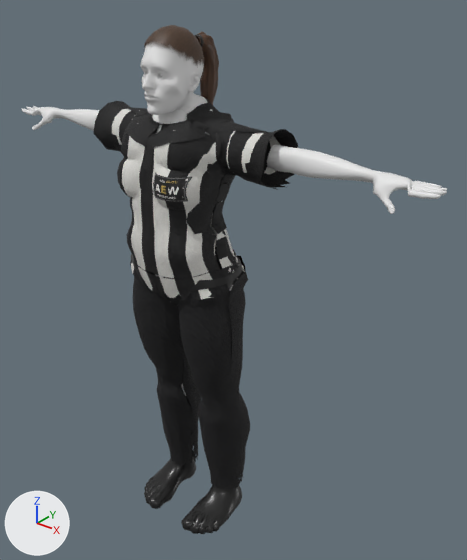
The glTF model game/assets/characters/aubrey_aaa.glb, before and after one commit.
The view is the same before and after, from a 50 mm camera at (1.338, -1.408, 1.896) aimed at (0.101, 0.139, 0.937). The lights are fixed; the arrows at lower left show +X, +Y and +Z. The older version comes first. Vertices at exactly the same position are counted once.

Objects in the first picture: 'Aubrey_Body', 'Aubrey_Collar', 'Aubrey_HairCap', 'Aubrey_Patch', 'Aubrey_Ponytail', 'Aubrey_Shirt', 'Aubrey_Shoes', 'Aubrey_Trousers'.
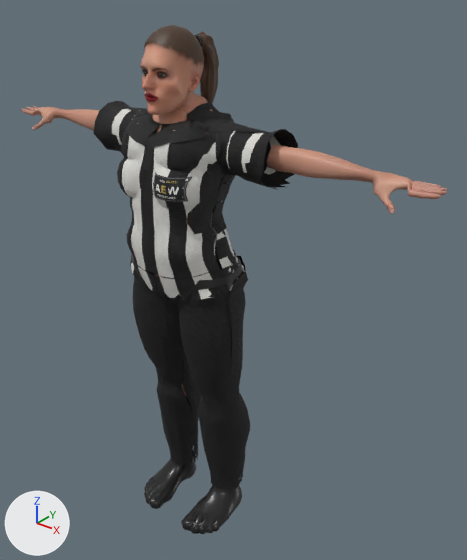
What differs and where, as boxes (x1, y1, x2, y2) in the pictures (467 x 560 px; the box of a moved part takes in the faces that stretch with it):
part 1 of me_base, moved or reshaped
    before: (143, 45, 168, 103)
    after: (142, 45, 166, 103)
part 2 of me_base, recoloured
    both: (22, 42, 447, 396)

What the commit changed:
Picture 'aubrey_aaa_skin' (img_aubrey_aaa_skin) is new.
Material 'M_AubreySkin' (mat_m_aubreyskin) is new.
Its texture is img_aubrey_aaa_skin.
me_base is used by ob_aubrey_body; location (0.0, 0.0, 0.0).
me_base had 9413 vertices, 17930 faces and spanned x -0.82..0.82, y -0.13..0.11, z 0.0..1.74.
me_base now has 9408 vertices, 17922 faces and spans x -0.82..0.82, y -0.13..0.11, z 0.0..1.74.
me_base part 1: 78 vertices moved within x -0.04..0.04, y -0.12..-0.08, z 1.56..1.69; 55 vertices removed from x -0.04..0.16, y -0.12..0.1, z 1.44..1.7; 50 vertices added at x -0.04..0.04, y -0.12..-0.08, z 1.56..1.69.
me_base part 2: 16242 faces spanning x -0.82..0.82, y -0.13..0.11, z 0.0..1.74 switch from no material to mat_m_aubreyskin (picture img_aubrey_aaa_skin).
